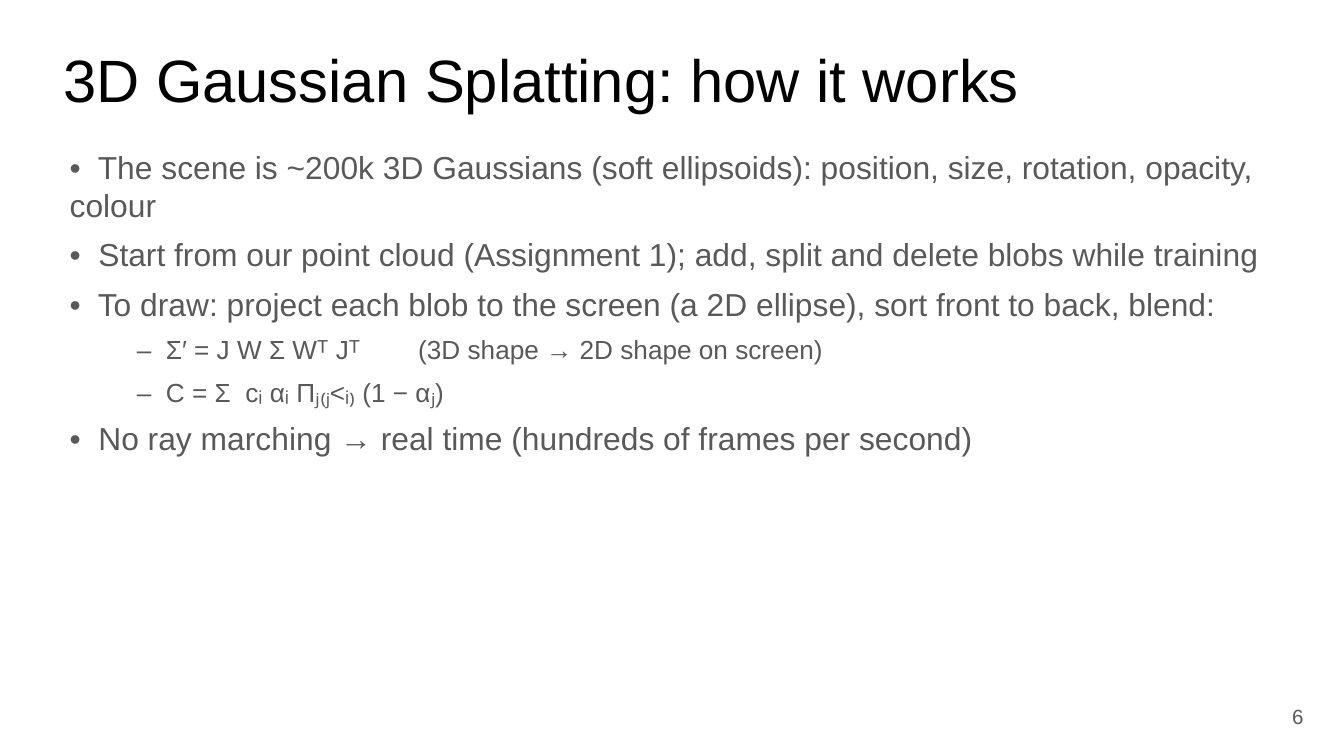
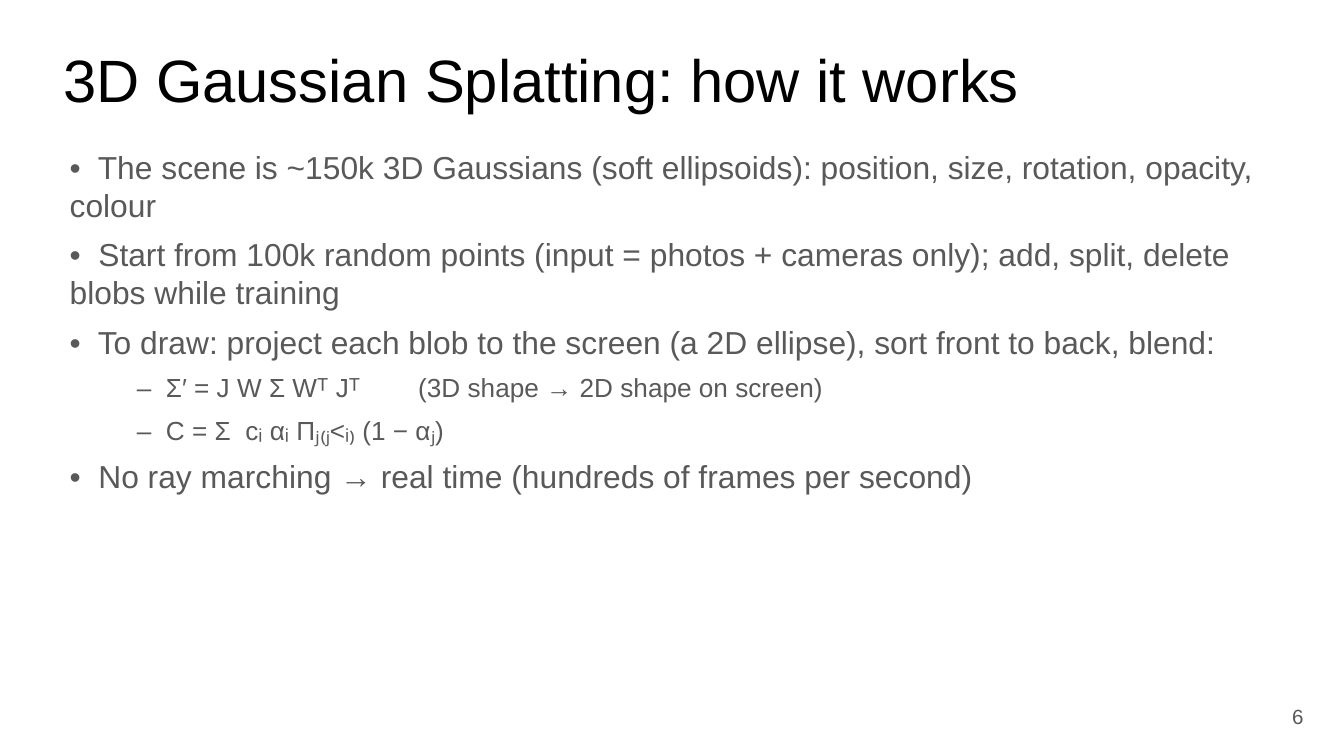
Before and after one commit to anas2908/cv802_assignment_3, a slide deck: slide 6 of docs/slides/CV802_SP3_novel_view_synthesis.pptx. Drawn at 1344x756 pixels with LibreOffice and Linux fonts; fonts in the diff are those of the drawing. Boxes give left, top, right and bottom in pixels: in the first picture for what was removed or moved away, otherwise in the second. Text is boxed around its words. In the diff, an @@ line names an element or a change of style, - is before the commit and + after.

Commit message:
NeRF; Gaussians start from random points (images + cameras only), point-cloud start kept as ablation; Sub-project 2 Poisson in the GUI; renderer fixes; report and slides updated

```diff
--- a/docs/slides/CV802_SP3_novel_view_synthesis.pptx
+++ b/docs/slides/CV802_SP3_novel_view_synthesis.pptx
@@ text at bbox=[70, 156, 1252, 310]: text changed @@
-• The scene is ~200k 3D Gaussians (soft ellipsoids): position, size, rotation, opacity, colour
-• Start from our point cloud (Assignment 1); add, split and delete blobs while training
+• The scene is ~150k 3D Gaussians (soft ellipsoids): position, size, rotation, opacity, colour
+• Start from 100k random points (input = photos + cameras only); add, split, delete blobs while training
```
Also in this commit, not shown: 13 other slides changed, 1 slide added, 45 other files.
